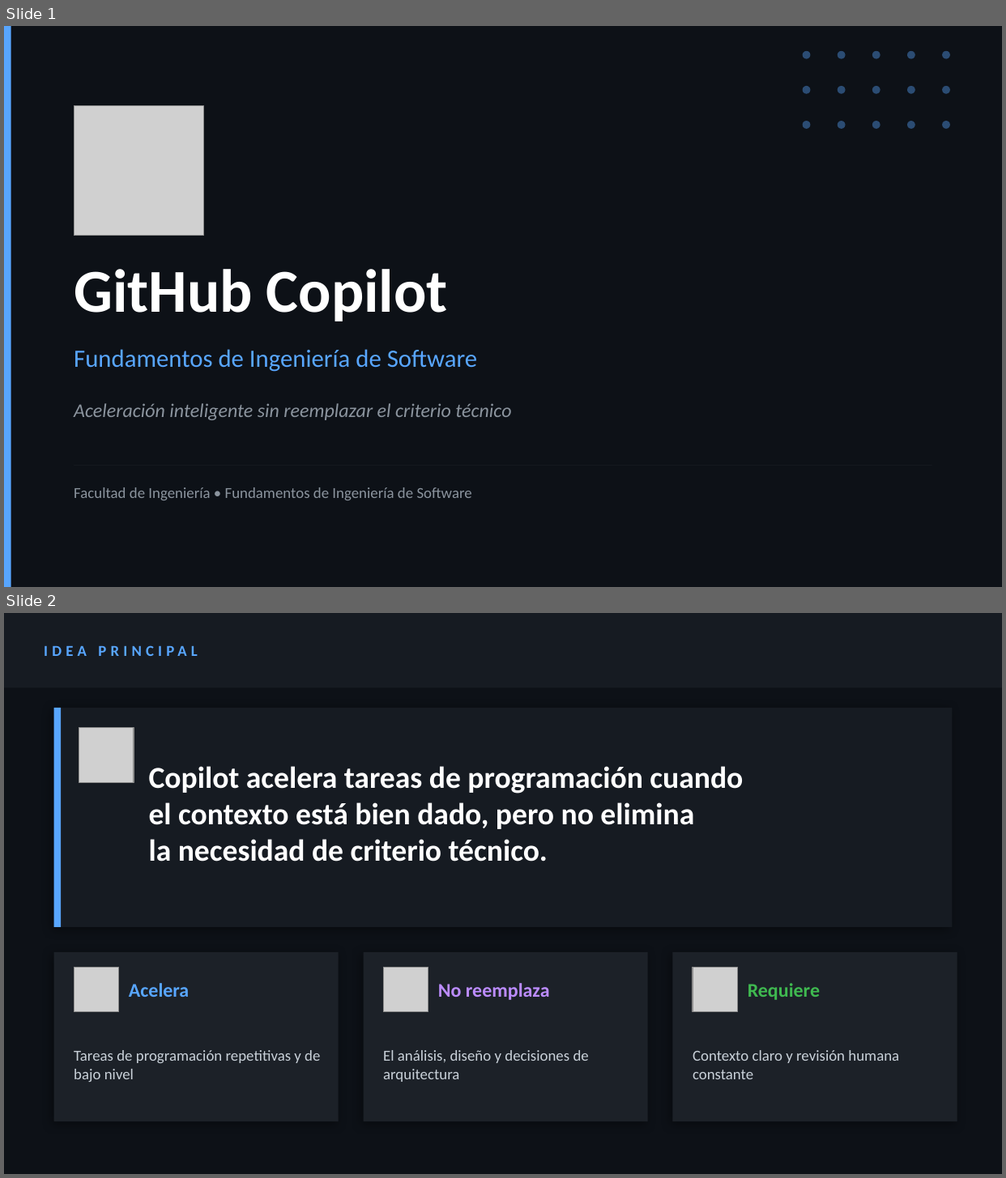
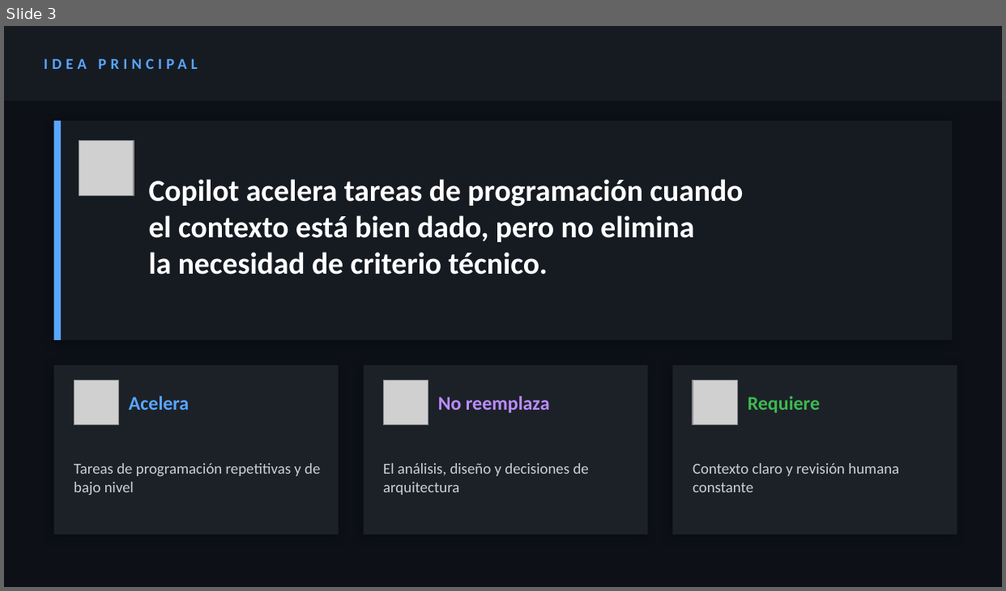
Before and after one commit to luciaviera/investigacion-GtiHubCopilot-FIS, a slide deck: presentacion.pptx. Shown one above the other, each under a label of ours: slides 1 and 2 before the commit, slide 3 after it. The pictures are 1006x1178 and 1006x591 pixels, drawn with LibreOffice and Linux fonts; fonts in the diff are those of the drawing; grey boxes stand for pictures. Boxes give left, top, right and bottom in pixels: in the first picture for what was removed or moved away, otherwise in the second. Text is boxed around its words. In the diff, an @@ line names an element or a change of style, - is before the commit and + after.

```diff
--- a/presentacion.pptx
+++ b/presentacion.pptx
@@ slide 1 removed at [4,26,1002,587], background #0D1117 @@
@@ rectangle removed at [4,26,11,587] @@
@@ ellipse removed at [803,51,810,59] @@
@@ ellipse removed at [837,51,846,59] @@
@@ ellipse removed at [872,51,880,59] @@
@@ ellipse removed at [907,51,915,59] @@
@@ ellipse removed at [942,51,950,59] @@
@@ ellipse removed at [803,86,810,94] @@
@@ ellipse removed at [837,86,846,94] @@
@@ ellipse removed at [872,86,880,94] @@
@@ ellipse removed at [907,86,915,94] @@
@@ ellipse removed at [942,86,950,94] @@
@@ picture removed at [74,106,203,236] @@
@@ ellipse removed at [803,121,810,129] @@
@@ ellipse removed at [837,121,846,129] @@
@@ ellipse removed at [872,121,880,129] @@
@@ ellipse removed at [907,121,915,129] @@
@@ ellipse removed at [942,121,950,129] @@
@@ text removed at [74,269,448,322] @@
-GitHub Copilot
@@ text removed at [74,349,477,372] @@
-Fundamentos de Ingeniería de Software
@@ text removed at [74,403,511,420] @@
-Aceleración inteligente sin reemplazar el criterio técnico
@@ rectangle removed at [74,465,932,465] @@
@@ text removed at [74,488,472,501] @@
-Facultad de Ingeniería • Fundamentos de Ingeniería de Software
@@ what was slide 2 is now slide 3 @@
```
Also in this commit, not shown: 1 slide changed, 11 slides added, 1 other slide removed.
